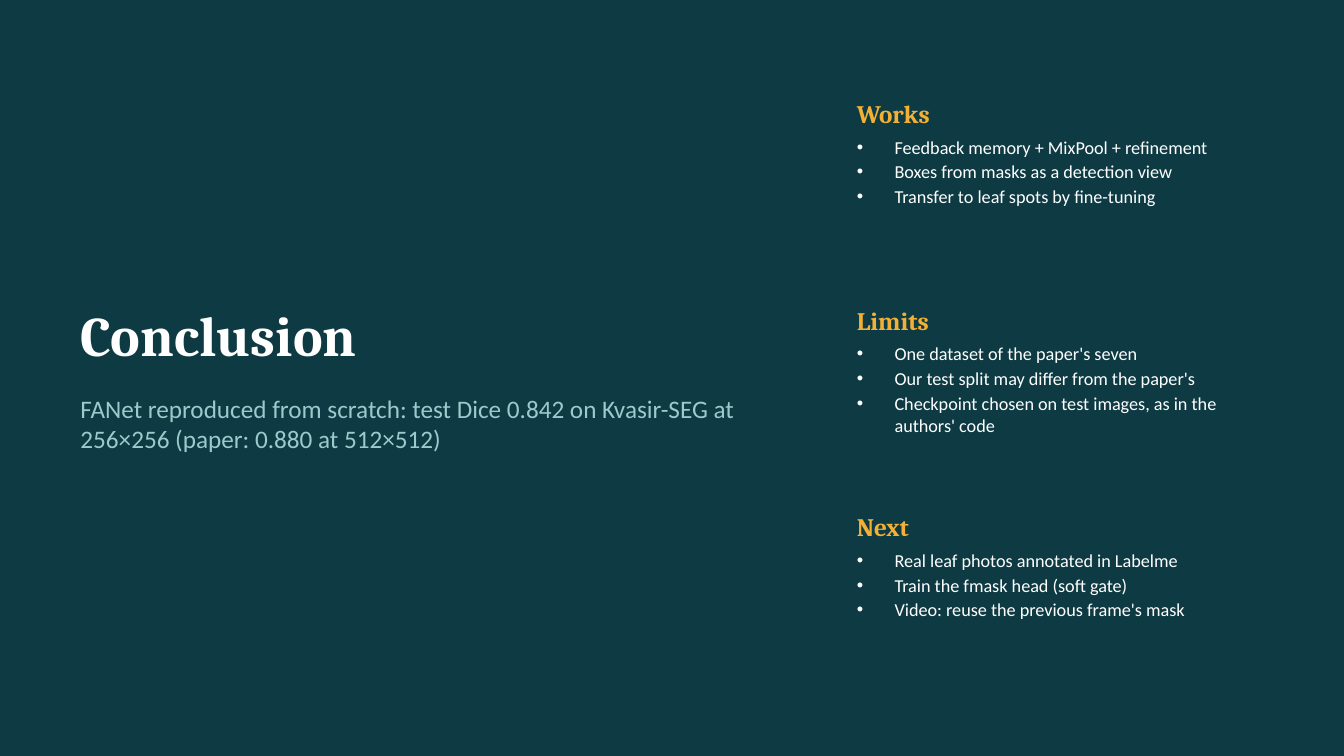
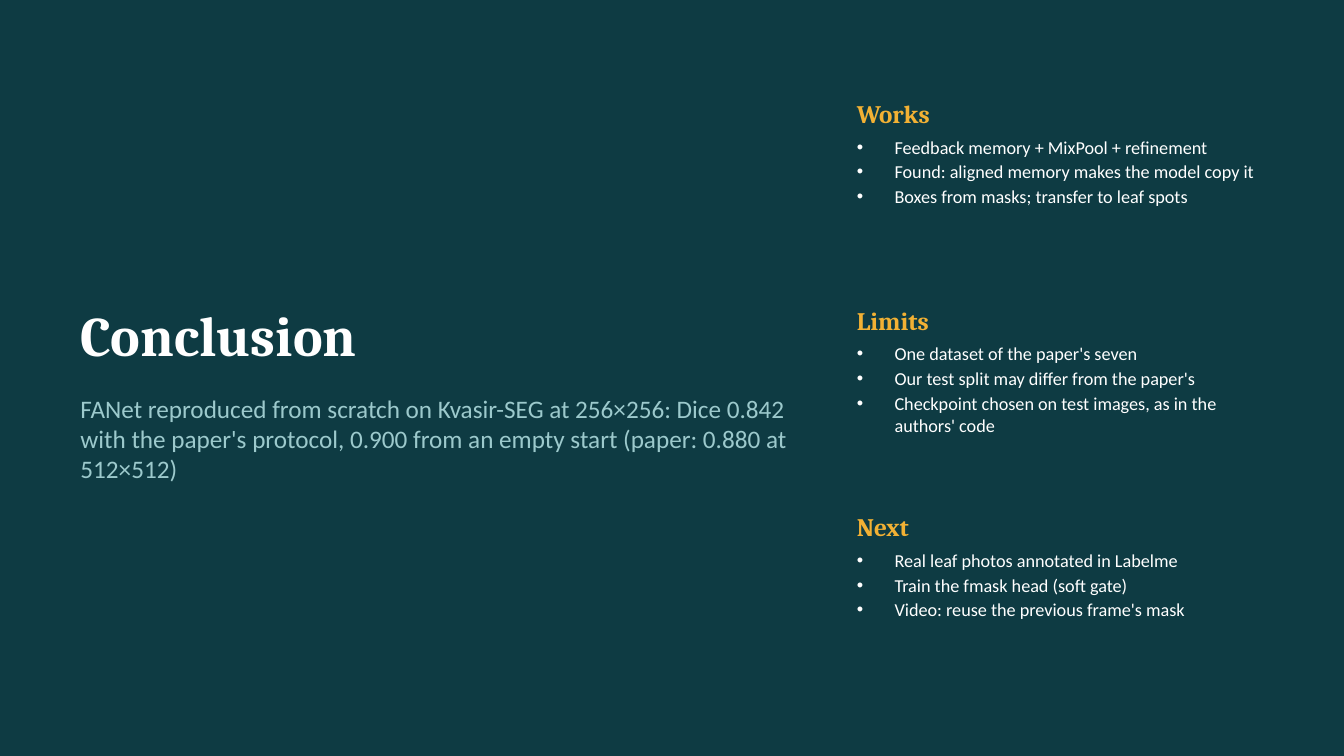
Before and after one commit to Chaitanya-666/DLproject, a slide deck: slide 14 of presentation/FANet_ChaitanyaShinde_231070066.pptx. Drawn at 1344x756 pixels with LibreOffice and Linux fonts; fonts in the diff are those of the drawing. Boxes give left, top, right and bottom in pixels: in the first picture for what was removed or moved away, otherwise in the second. Text is boxed around its words. In the diff, an @@ line names an element or a change of style, - is before the commit and + after.

Commit message:
Deck: empty-start row, Dice-per-round chart (Otsu vs empty vs paper), corrected finding text, conclusion numbers

```diff
--- a/presentation/FANet_ChaitanyaShinde_231070066.pptx
+++ b/presentation/FANet_ChaitanyaShinde_231070066.pptx
@@ text at box(895, 165, 1254, 206): text changed @@
-• Boxes from masks as a detection view
-• Transfer to leaf spots by fine-tuning
+• Found: aligned memory makes the model copy it
+• Boxes from masks; transfer to leaf spots
@@ text at box(80, 400, 786, 481): text changed @@
-FANet reproduced from scratch: test Dice 0.842 on Kvasir-SEG at 256×256 (paper: 0.880 at 512×512)
+FANet reproduced from scratch on Kvasir-SEG at 256×256: Dice 0.842 with the paper's protocol, 0.900 from an empty start (paper: 0.880 at 512×512)
```
Also in this commit, not shown: 4 other slides changed, 1 other file.
